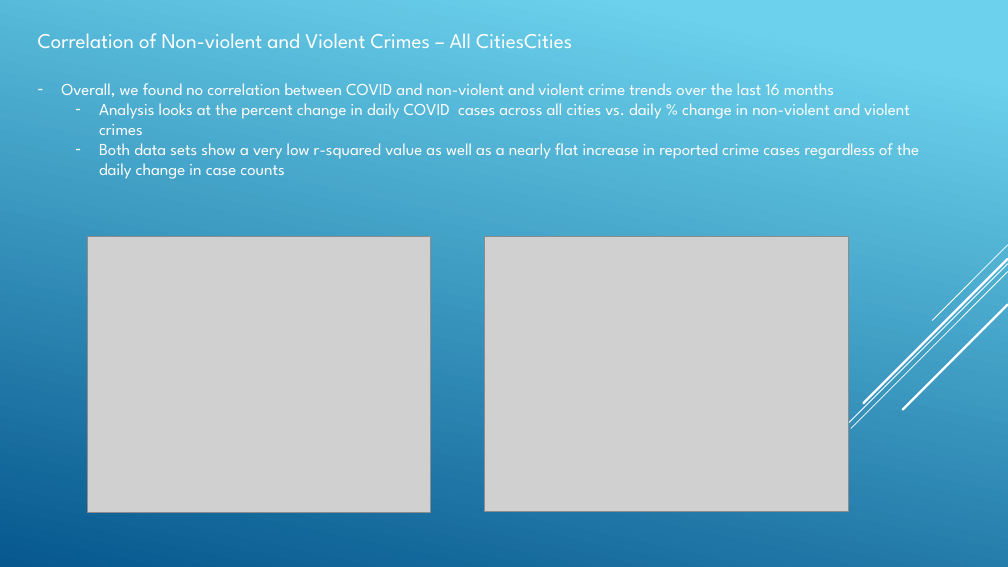
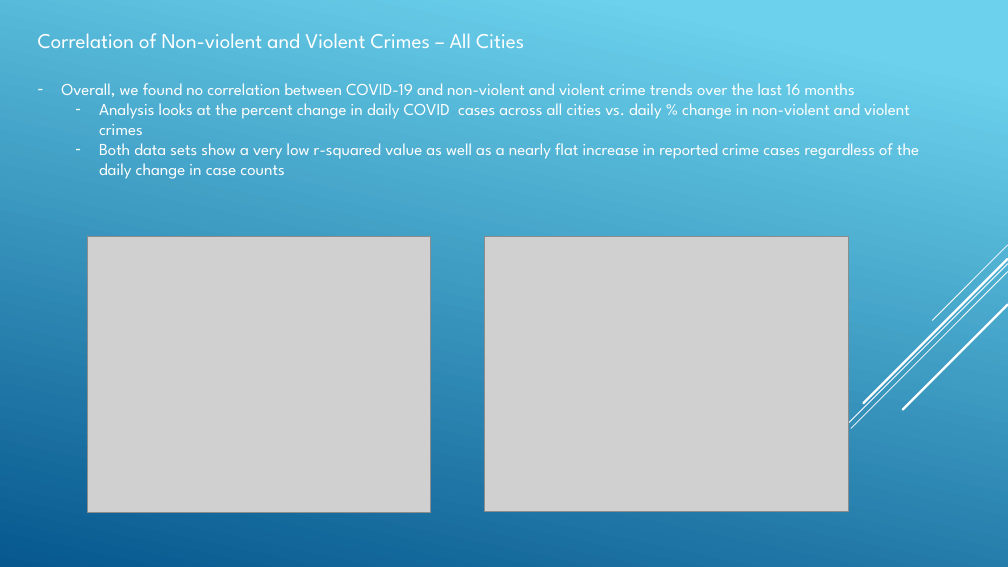
Before and after one commit to angelabanko/Project_1, a slide deck: slide 6 of Draft Presentation.pptx. Drawn at 1008x567 pixels with LibreOffice and Linux fonts; fonts in the diff are those of the drawing; grey boxes stand for pictures. Boxes give left, top, right and bottom in pixels: in the first picture for what was removed or moved away, otherwise in the second. Text is boxed around its words. In the diff, an @@ line names an element or a change of style, - is before the commit and + after.

```diff
--- a/Draft Presentation.pptx
+++ b/Draft Presentation.pptx
@@ text at (x1=38, y1=33, x2=524, y2=48): text changed @@
-Correlation of Non-violent and Violent Crimes – All CitiesCities
+Correlation of Non-violent and Violent Crimes – All Cities
@@ text at (x1=61, y1=83, x2=855, y2=97): text changed @@
-– Overall, we found no correlation between COVID and non-violent and violent crime trends over the last 16 months
+– Overall, we found no correlation between COVID-19 and non-violent and violent crime trends over the last 16 months
```
Also in this commit, not shown: 8 other slides changed.
